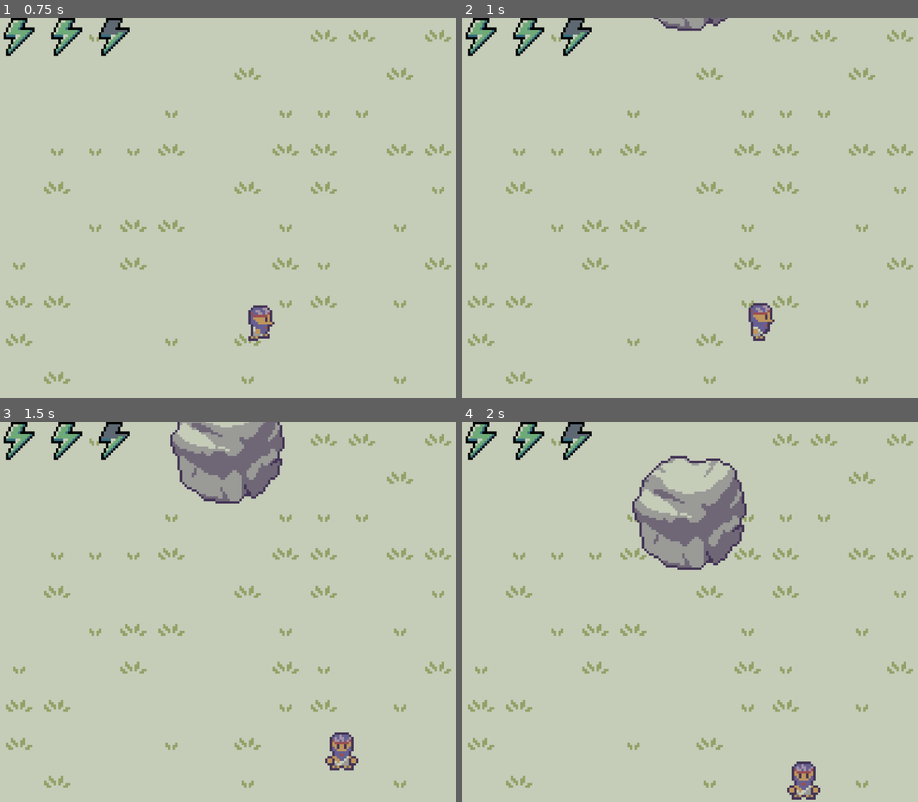
Above: before the commit, frames 1-4 (two rows, left to right).
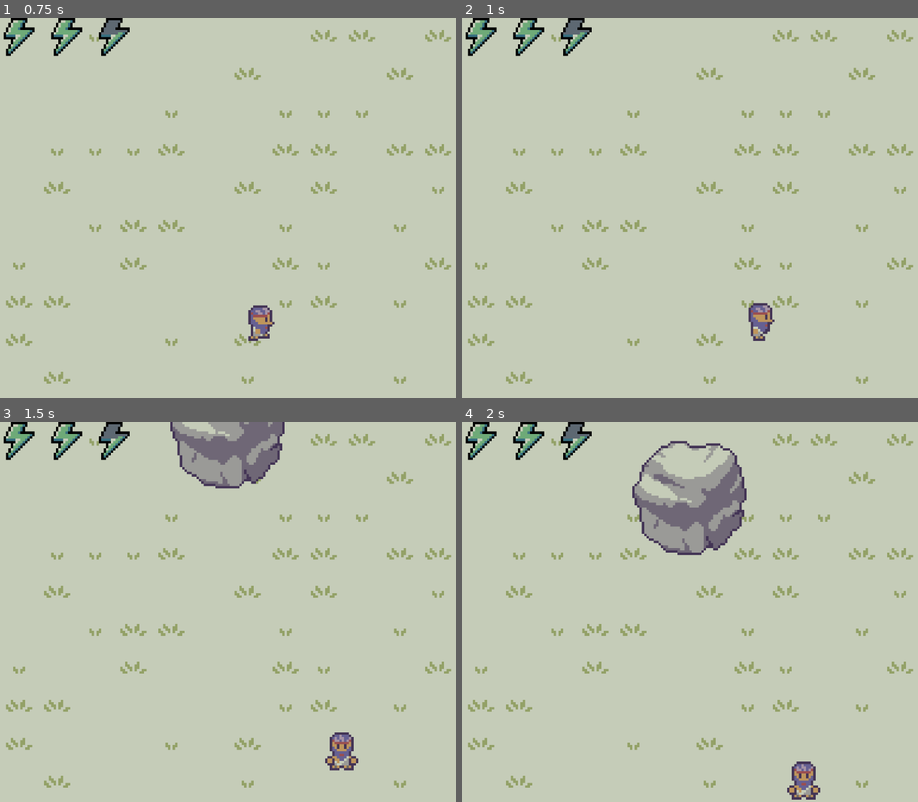
Above: after the commit, the same moments.

Repository: michasng/sisyphus
Game: Godot game, scene res://scenes/game.tscn
Two runs of this game, one before a commit and one after it. Both use one fixed random seed, a clock stepped at 60 frames per second and the inputs below.
Inputs:
- Up to frame 1 (0.75 s): tap Enter at 0.5 s; hold D (right) from 0.53 s (still down); hold Shift (sprint) from 0.53 s (still down)
- Up to frame 2 (1 s): keep holding D (right); keep holding Shift (sprint)
- Up to frame 3 (1.5 s): release D (right) at 1.28 s; release Shift (sprint) at 1.28 s; hold S (down) from 1.28 s (still down); tap Shift (sprint) at 1.35 s
- Up to frame 4 (2 s): keep holding S (down)

Frame 1 is identical in both runs. In frame 2, 0.4% of the frame differs, in the area x 41-59%, y 0-4%; in frame 3, 3.2%; in frame 4, 4.7%, in the area x 37-63%, y 4-39%.

Commit message:
Stabilize boulder movement

Diff:
--- a/scenes/boulder.tscn
+++ b/scenes/boulder.tscn
@@ -7,8 +7,9 @@
 radius = 16.0
 height = 44.0
 
-[node name="Boulder" type="StaticBody2D"]
+[node name="Boulder" type="AnimatableBody2D"]
 collision_layer = 3
+sync_to_physics = false
 script = ExtResource("1_7lox5")
 metadata/_custom_type_script = "uid://crvvmruyaiiv2"
 
--- a/scenes/game.tscn
+++ b/scenes/game.tscn
@@ -40,7 +40,7 @@
 [node name="Boulder" parent="YSorted" node_paths=PackedStringArray("player") instance=ExtResource("3_lbhrr")]
 position = Vector2(0, -160)
 state = 2
-velocity = Vector2(0, 64)
+velocity = Vector2(0, 56)
 player = NodePath("../Player")
 
 [node name="Camera2D" type="Camera2D" parent="." node_paths=PackedStringArray("target")]
--- a/scripts/boulder.gd
+++ b/scripts/boulder.gd
@@ -1,5 +1,5 @@
 class_name Boulder
-extends StaticBody2D
+extends AnimatableBody2D
 
 enum State {
 	IDLE,
@@ -12,16 +12,19 @@
 	set(value):
 		state = value
 		state_timer_seconds = 0.0
+
 # in pixels per second, consistent with CharacterBody2D.velocity
 @export var velocity := Vector2.ZERO
+@export var max_push_velocity_pixels_per_second := 1.5 * Game.TILE_SIZE_PIXELS
+# nearly as fast as the player can walk
+@export var max_roll_velocity_pixels_per_second := 3.5 * Game.TILE_SIZE_PIXELS
+@export var idle_to_roll_duration_seconds := 1.0
+@export var acceleration_seconds := 5.0
+@export var stop_roll_y := 0.0
+
+@onready var acceleration_pixels_per_second_squared := max_roll_velocity_pixels_per_second / acceleration_seconds
+
 @export var player: Player
-
-@onready var push_velocity_pixels_per_second := 0.5 * Game.TILE_SIZE_PIXELS
-# nearly as fast as the player can walk
-@onready var max_roll_velocity_pixels_per_second := 3.5 * Game.TILE_SIZE_PIXELS
-@onready var roll_acceleration_pixels_per_second_squared := 5.0
-@onready var idle_to_roll_duration_seconds := 1.0
-@onready var stop_roll_y := 0.0
 
 
 func _physics_process(delta: float) -> void:
@@ -55,20 +58,26 @@
 		State.IDLE:
 			velocity = Vector2.ZERO
 		State.PUSH:
-			velocity = Vector2(0, -push_velocity_pixels_per_second)
-		State.ROLL:
 			velocity = Vector2(
 				0,
 				move_toward(
 					velocity.y,
-					max_roll_velocity_pixels_per_second,
-					roll_acceleration_pixels_per_second_squared * delta
+					-max_push_velocity_pixels_per_second,
+					acceleration_pixels_per_second_squared * delta,
 				)
 			)
+		State.ROLL:
+			if player.blocks_boulder:
+				velocity = Vector2.ZERO
+			else:
+				velocity = Vector2(
+					0,
+					move_toward(
+						velocity.y,
+						max_roll_velocity_pixels_per_second,
+						acceleration_pixels_per_second_squared * delta
+					)
+				)
 
-	var position_before = position
-	# unlike move_and_slide, delta is not applied internally
-	move_and_collide(velocity * delta)
-	# move_and_slide would usually also update the velocity
-	# depending on how far the character actually moved
-	velocity = (position - position_before) / delta
+	# unlike CharacterBody2D.move_and_slide, delta needs to be applied
+	position += velocity * delta
--- a/scripts/player.gd
+++ b/scripts/player.gd
@@ -18,11 +18,14 @@
 @export var push_stamina_consumption_per_second := 0.5
 @export var sprint_stamina_consumption_per_second := 0.5
 
-@onready var boulder_ray_cast: RayCast2D = $BoulderRayCast2D
-
 var stamina: float = max_stamina:
 	set(value):
 		stamina = value
+
+@onready var _boulder_ray_cast: RayCast2D = $BoulderRayCast2D
+var blocks_boulder: bool:
+	get:
+		return _boulder_ray_cast.is_colliding()
 
 
 func _physics_process(delta: float) -> void:
@@ -38,7 +41,7 @@
 		return
 
 	var input_direction = _get_input_direction()
-	if input_direction.angle() == Vector2.UP.angle() and boulder_ray_cast.is_colliding():
+	if input_direction.angle() == Vector2.UP.angle() and blocks_boulder:
 		state = State.PUSH
 	elif input_direction:
 		if Input.is_action_pressed("sprint"):
